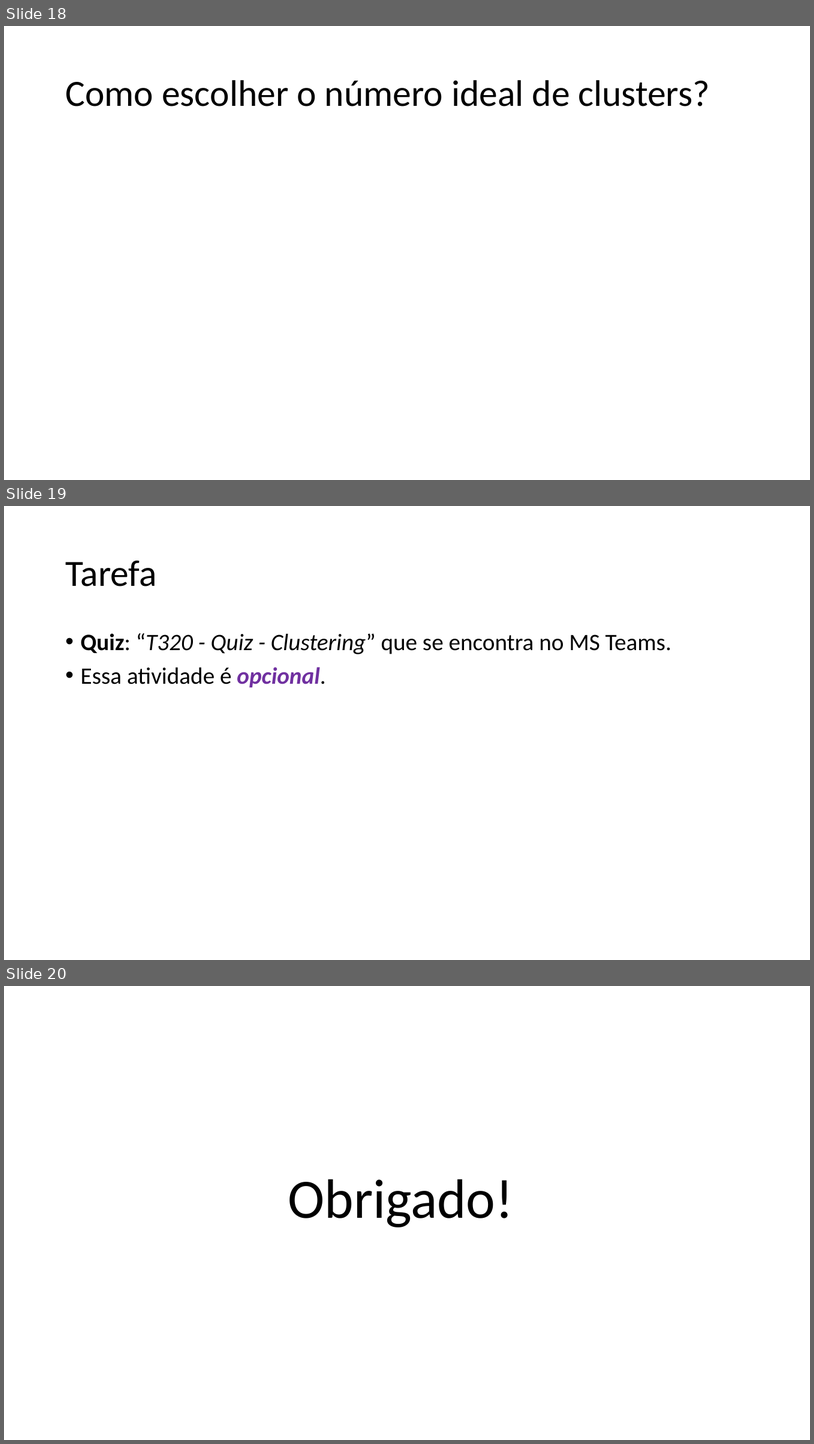
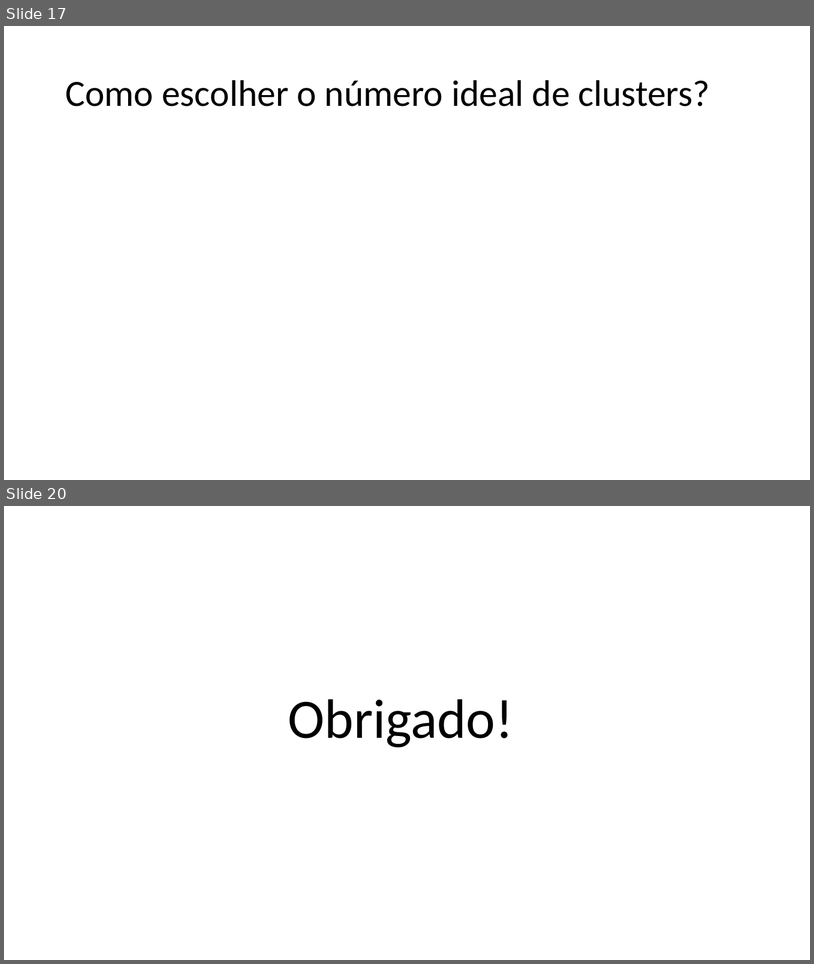
Before and after one commit to zz4fap/t320_aprendizado_de_maquina, a slide deck: slides/T320_kMeans.pptx. Shown one above the other, each under a label of ours: slides 18, 19 and 20 before the commit, slides 17 and 20 after it; the slides between them are not shown. The pictures are 814x1444 and 814x964 pixels, drawn with LibreOffice and Linux fonts; fonts in the diff are those of the drawing; grey boxes stand for pictures. Boxes give left, top, right and bottom in pixels: in the first picture for what was removed or moved away, otherwise in the second. Text is boxed around its words. In the diff, an @@ line names an element or a change of style, - is before the commit and + after.

```diff
--- a/slides/T320_kMeans.pptx
+++ b/slides/T320_kMeans.pptx
@@ slide 19 removed at [4, 506, 810, 960], background #FFFFFF @@
@@ title removed at [65, 560, 157, 586] @@
-Tarefa
@@ text removed at [81, 633, 672, 687] @@
-• Quiz: “T320 - Quiz - Clustering” que se encontra no MS Teams.
-• Essa atividade é opcional.
@@ what was slide 18 is now slide 17 @@
```
Also in this commit, not shown: 12 slides changed, 4 slides added, 3 other slides removed, 2 other files.
